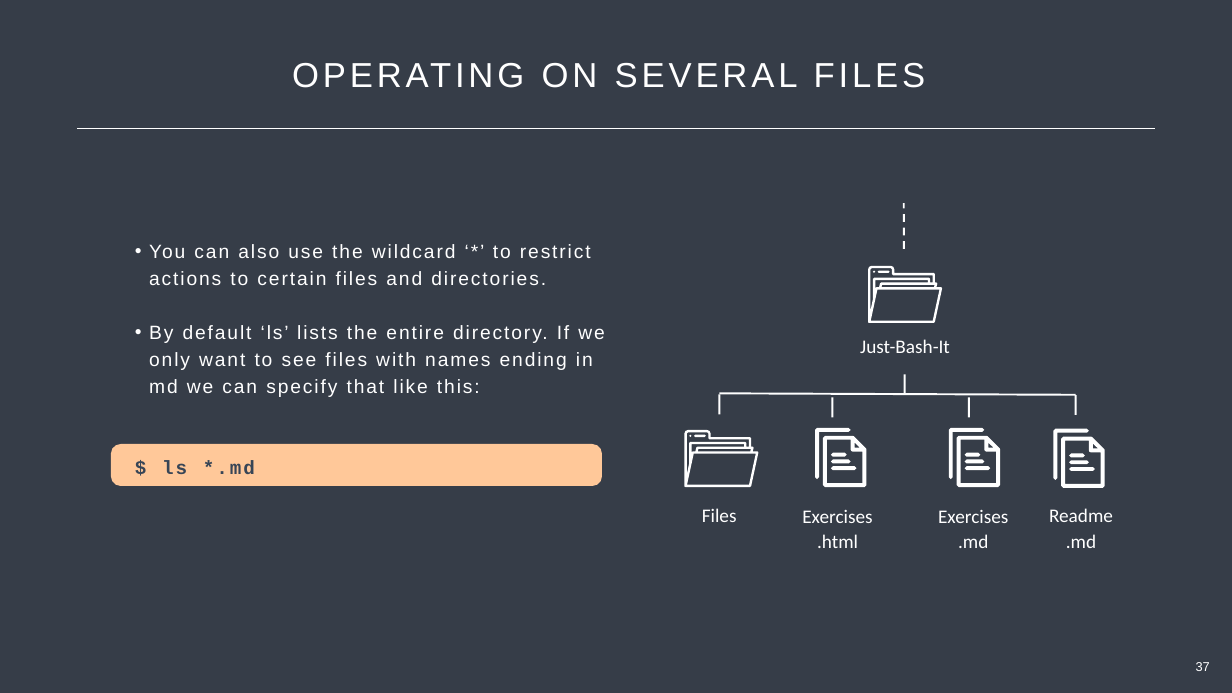
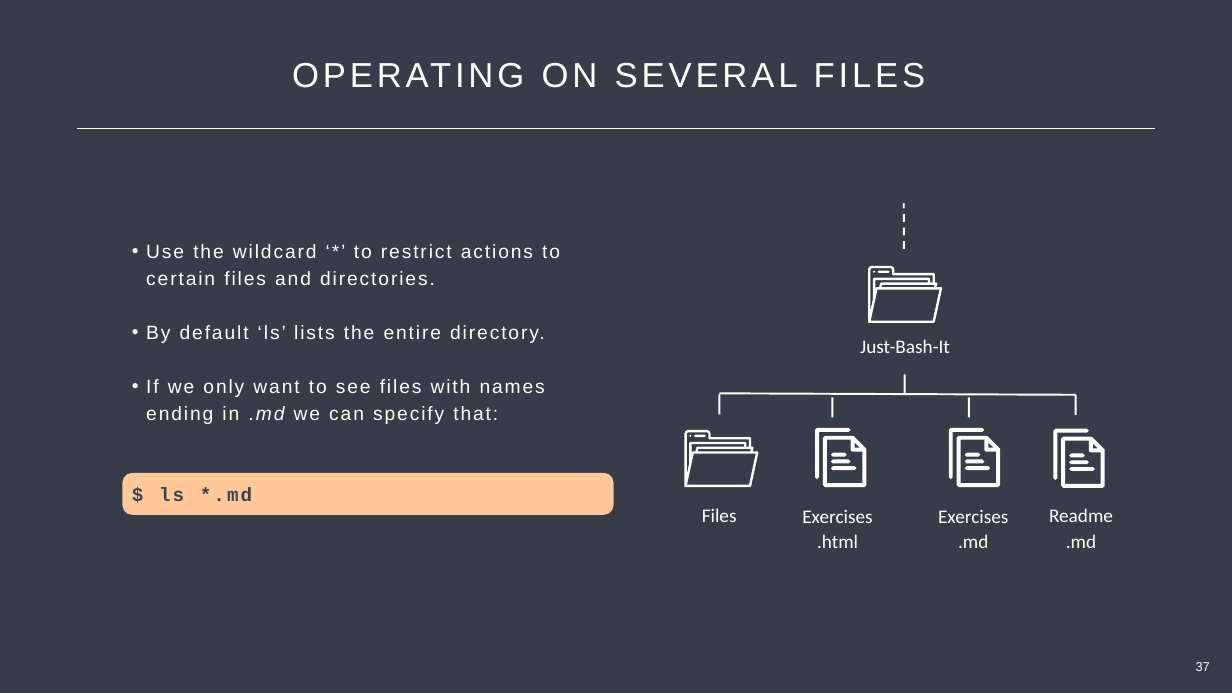
Before and after one commit to Center-for-Health-Data-Science/Just-Bash-It, a slide deck: slide 37 of Teachers/Just_Bash_It_Slideshow.pptx. Drawn at 1232x693 pixels with LibreOffice and Linux fonts; fonts in the diff are those of the drawing. Boxes give left, top, right and bottom in pixels: in the first picture for what was removed or moved away, otherwise in the second. Text is boxed around its words. In the diff, an @@ line names an element or a change of style, - is before the commit and + after.

```diff
--- a/Teachers/Just_Bash_It_Slideshow.pptx
+++ b/Teachers/Just_Bash_It_Slideshow.pptx
@@ text at box(146, 244, 560, 424): text changed @@
-• You can also use the wildcard ‘*’ to restrict actions to certain files and directories.
-• By default ‘ls’ lists the entire directory. If we only want to see files with names ending in md we can specify that like this:
+• Use the wildcard ‘*’ to restrict actions to certain files and directories.
+• By default ‘ls’ lists the entire directory.
+• If we only want to see files with names ending in .md we can specify that:
@@ rounded rectangle: place and size @@
-rounded rectangle at box(111, 444, 602, 486)
+rounded rectangle at box(123, 473, 613, 515)
```
Also in this commit, not shown: 26 other slides changed.
